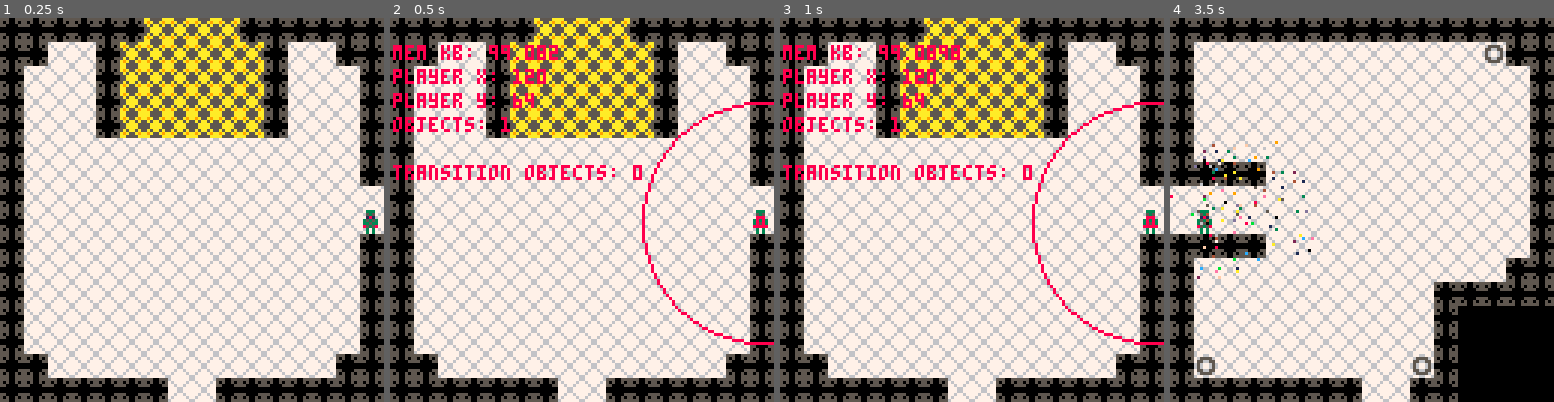
Above: before the commit, frames 1-4 (left to right).
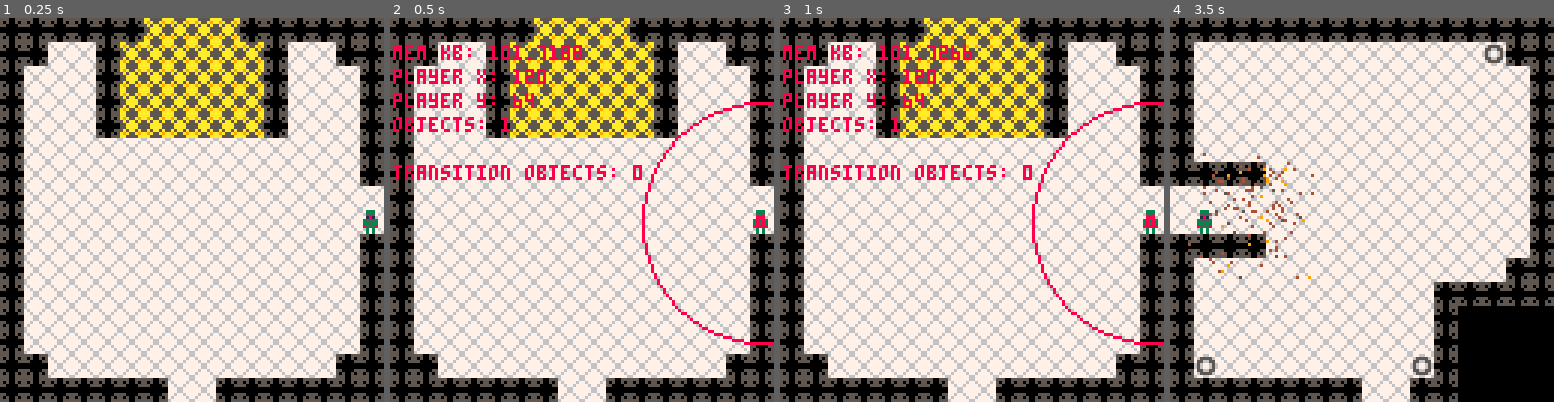
Above: after the commit, the same moments.

Repository: rledford/pico-door
Game: PICO-8 cartridge door.p8
Two runs of this game, one before a commit and one after it. Both use one fixed random seed, a clock stepped at 60 frames per second and the inputs below.
Inputs:
- Up to frame 1 (0.25 s): no input
- Up to frame 2 (0.5 s): tap X (X key) at 0.33 s
- Up to frame 3 (1 s): tap O (Z key) at 0.7 s
- Up to frame 4 (3.5 s): tap X (X key) at 1.07, 1.85, 2.97 s; hold Right 1.6-2.1 s; tap O (Z key) every 0.4 s from 1.7 to 3.3 s; hold Up 2.15-2.42 s; hold Right 2.47-3.03 s; hold Left from 3.08 s (still down)

Frame 1 is identical in both runs. In frame 2, 0.4% of the frame differs, in the area x 25-50%, y 7-11%; in frame 3, 0.3%; in frame 4, 1.4%, in the area x 0-38%, y 32-68%.

Commit message:
Add support for particle groups to use sprite source for colors.

Diff:
--- a/door.p8
+++ b/door.p8
@@ -22,7 +22,8 @@
 -- [x] despawn enemies when switching rooms
 -- [x] animate enemy spawning in
 -- [x] add particle effects when destroying objects
--- [] add xp drops
+-- [x] add xp drops
+-- [x] make destoyed enemy particles match enemy colors
 -- [] add levelup
 -- [] add window
 -- [] make window interactive
@@ -174,6 +175,7 @@
 		this.hitbox={x=2,y=2,w=3,h=4}
 		this.target=nil
 		this.auto_target_radius = 40
+		this.pickup_radius = 16
 		this.projectile_dmg = 1
 		this.face = {x=1,y=0}
 		this.hp = 10000
@@ -252,9 +254,11 @@
 	init=function(this)
 	end,
 	update=function(this)
-		local dir = get_direction(this, player)
-		this.x += dir.x * 0.25
-		this.y += dir.y * 0.25
+		if get_range(this, player) <= player.pickup_radius then
+			local dir = get_direction(this, player)
+			this.x += dir.x
+			this.y += dir.y
+		end
 		this.anim.update()
 	end
 }
@@ -448,7 +452,7 @@
 		if this.hp <= 0 then
 			--play destroy sound
 			mset(this.x/TILE_SIZE,this.y/TILE_SIZE, FLOOR_TILE)
-			make_particle_group(this.x, this.y)
+			make_particle_group(this.x, this.y, this.anim.frames[this.anim.current_frame])
 			destroy_object(this)
 		else
 			-- play hit sound
@@ -588,7 +592,11 @@
 		else
 			obj.hp -= amount
 			if obj.hp <= 0 then
-				make_particle_group(obj.x,obj.y)
+				if obj.anim ~= nil then
+					make_particle_group(obj.x,obj.y, obj.anim.frames[obj.anim.current_frame])
+				else
+					make_particle_group(obj.x, obj.y)
+				end
 				destroy_object(obj)
 				-- instead check if obj has on_destroy
 				-- which should handle spawning pickups
@@ -764,14 +772,14 @@
 
 particles = {}
 particle_pool = {}
-function make_particle_group(x,y)
+function make_particle_group(x,y,sprite)
 	local pgroup
 
 	if count(particle_pool) > 0 then
 		pgroup = particle_pool[1]
 		del(particle_pool, pgroup)
 
-		pgroup.init(x,y)
+		pgroup.init(x,y,sprite)
 		add(particles, pgroup)
 
 		return
@@ -782,23 +790,40 @@
 		particles={}
 	}
 
-	for i=1,60 do
+	for i=1,64 do
 		add(pgroup.particles, {x=0,y=0,spd=1,dir={x=1,y=0},color=8})
 	end
 
-	pgroup.init = function(x, y)
-		pgroup.lifetime = 60
-		foreach(pgroup.particles, function(p)
-			p.x = x
-			p.y = y
-			p.spd = 0.5
-			p.dir.x = rnd() * (rnd() >= 0.5 and -1 or 1)
-			p.dir.y = rnd() * (rnd() >= 0.5 and -1 or 1)
-			p.color = rnd(flr(15)+1)
-		end)
-	end
-
-	pgroup.init(x,y)
+	pgroup.init = function(x, y, sprite)
+		pgroup.lifetime = 80
+		if sprite ~= nil then
+			local col = flr(sprite % 16)
+			local row = flr(sprite / 16)
+			local p
+			for px=0,7 do
+				for py=0,7 do
+					p = pgroup.particles[px * 8 + py + 1]
+					p.x = x + px
+					p.y = y + py
+					p.spd = 0.4
+					p.dir.x = rnd() * (rnd() >= 0.5 and -1 or 1)
+					p.dir.y = rnd() * (rnd() >= 0.5 and -1 or 1)
+					p.color = sget(col * TILE_SIZE + px, row * TILE_SIZE + py)
+				end
+			end
+		else
+			foreach(pgroup.particles, function(p)
+				p.x = x
+				p.y = y
+				p.spd = 0.5
+				p.dir.x = rnd() * (rnd() >= 0.5 and -1 or 1)
+				p.dir.y = rnd() * (rnd() >= 0.5 and -1 or 1)
+				p.color = 8
+			end)
+		end
+	end
+
+	pgroup.init(x,y,sprite)
 	add(particles, pgroup)
 end
 
@@ -835,7 +860,9 @@
 function draw_particles()
 	for group in all(particles) do
 		for p in all(group.particles) do
-			pset(p.x, p.y, p.color)
+			if p.color ~= 0 then
+				pset(p.x, p.y, p.color)
+			end
 		end
 	end
 end
